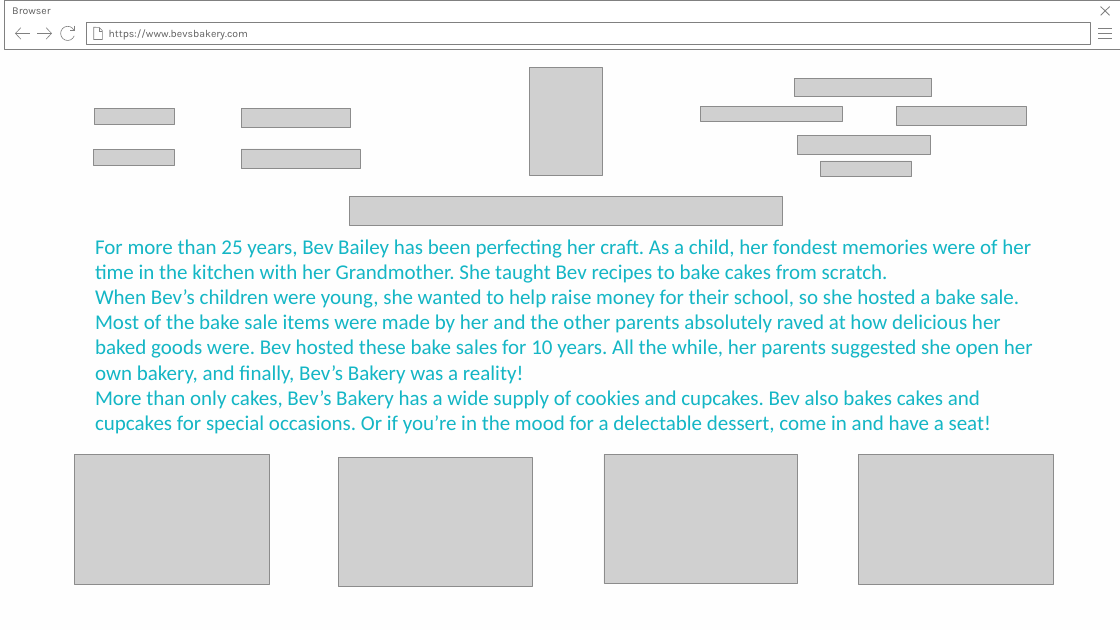
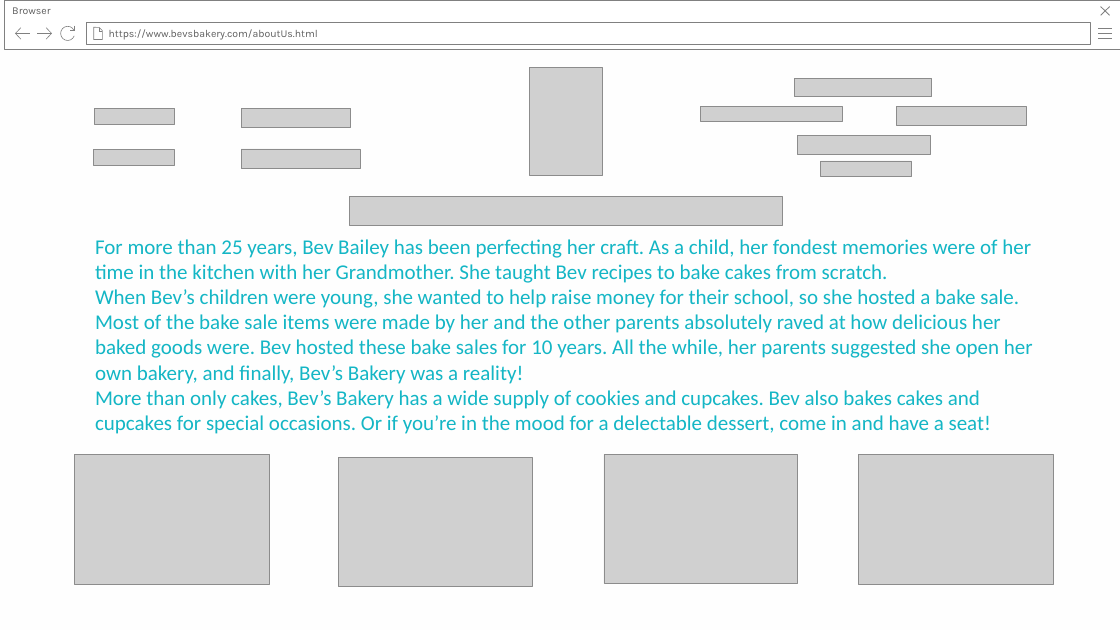
Before and after one commit to usmcamgrimm/WDD229-Advanced-Web-Design, a slide deck: slide 8 of Week 8/BevsBakery.pptx. Drawn at 1120x630 pixels with LibreOffice and Linux fonts; fonts in the diff are those of the drawing; grey boxes stand for pictures; background and template pictures are left out. Boxes give left, top, right and bottom in pixels: in the first picture for what was removed or moved away, otherwise in the second. Text is boxed around its words. In the diff, an @@ line names an element or a change of style, - is before the commit and + after.

```diff
--- a/Week 8/BevsBakery.pptx
+++ b/Week 8/BevsBakery.pptx
@@ text in rectangle at <box>109,29,318,40</box>: text changed @@
-https://www.bevsbakery.com
+https://www.bevsbakery.com/aboutUs.html
```
Also in this commit, not shown: 4 other slides changed, 2 slides added.
